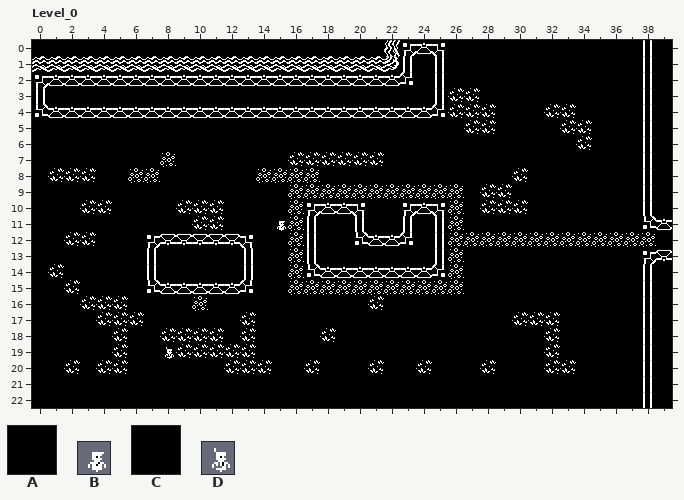
Two versions of a level (LDtk project, assets/terminal_world.ldtk). That is the earlier state.
Cells are 16x16 px. Shown: Level_0 x 0..39, y 0..22.
Key: from "Outside": A 31; from "Player": B 0; from "Walls": C 1; from "Workers": D 9.
_ is an empty cell.
Objects are placed by their top-left corner, in cells (3,4 is the top-left corner of cell 3,4); size is 1x1 cell unless given.
Layers that did not change in this view are not listed.
Layer "Walls" before, first column x 0:
 0 _______________________CCC____________CC
 1 _______________________C_C____________CC
 2 CCCCCCCCCCCCCCCCCCCCCCCC_C____________CC
 3 C________________________C____________CC
 4 CCCCCCCCCCCCCCCCCCCCCCCCCC____________CC
 5 ______________________________________CC
 6 ______________________________________CC
 7 ______________________________________CC
 8 ______________________________________CC
 9 ______________________________________CC
10 _________________CCCC__CCC____________CC
11 _________________C__C__C_C____________CC
12 _______CCCCCCC___C__CCCC_C______________
13 _______CCCCCCC___C_______C____________CC
14 _______CCCCCCC___CCCCCCCCC____________CC
15 _______CCCCCCC________________________CC
16 ______________________________________CC
17 ______________________________________CC
18 ______________________________________CC
19 ______________________________________CC
20 ______________________________________CC
21 ______________________________________CC
22 ______________________________________CC
Objects on layer "Entities" before:
B "Player" at 15,11
D "NPC" at 8,19
A "TownLevel" at 39,12
The same view after the edit:
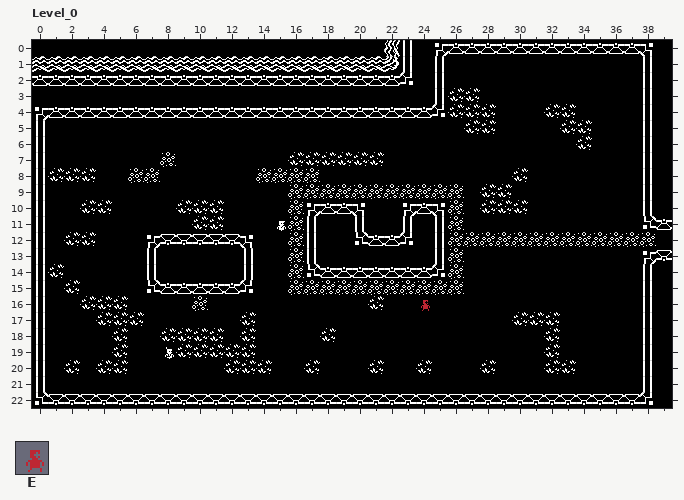
Further tiles: from "Enemies": E 59.
The author wrote: Enemy attack dice system (#9) * initial commit for enemy
Change:
Changed rows in their new state; . is an unchanged cell.
Layer "Walls":
first column x 0:
 0 ........................_.CCCCCCCCCCCC
 3 _.....................................
 5 C.....................................
 6 C.....................................
 7 C.....................................
 8 C.....................................
 9 C.....................................
10 C.....................................
11 C.....................................
12 C.....................................
13 C.....................................
14 C.....................................
15 C.....................................
16 C.....................................
17 C.....................................
18 C.....................................
19 C.....................................
20 C.....................................
21 C.....................................
22 CCCCCCCCCCCCCCCCCCCCCCCCCCCCCCCCCCCCCC
Layer "Entities":
added: E "Enemy" at 24,16
